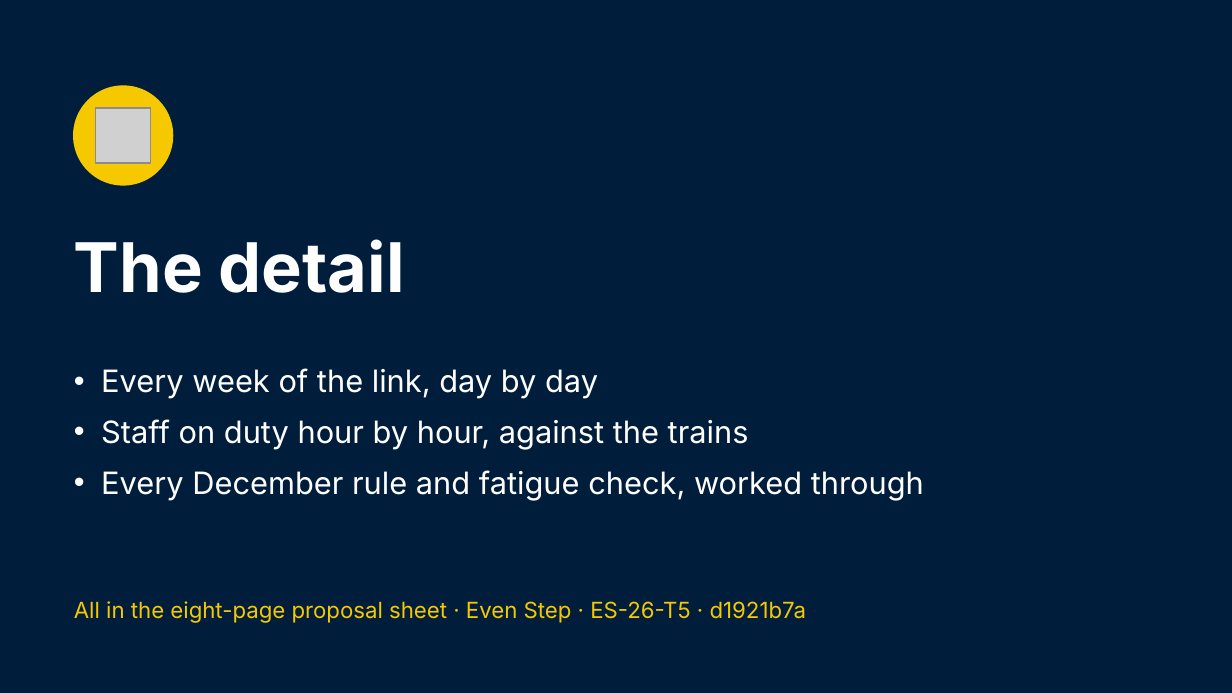
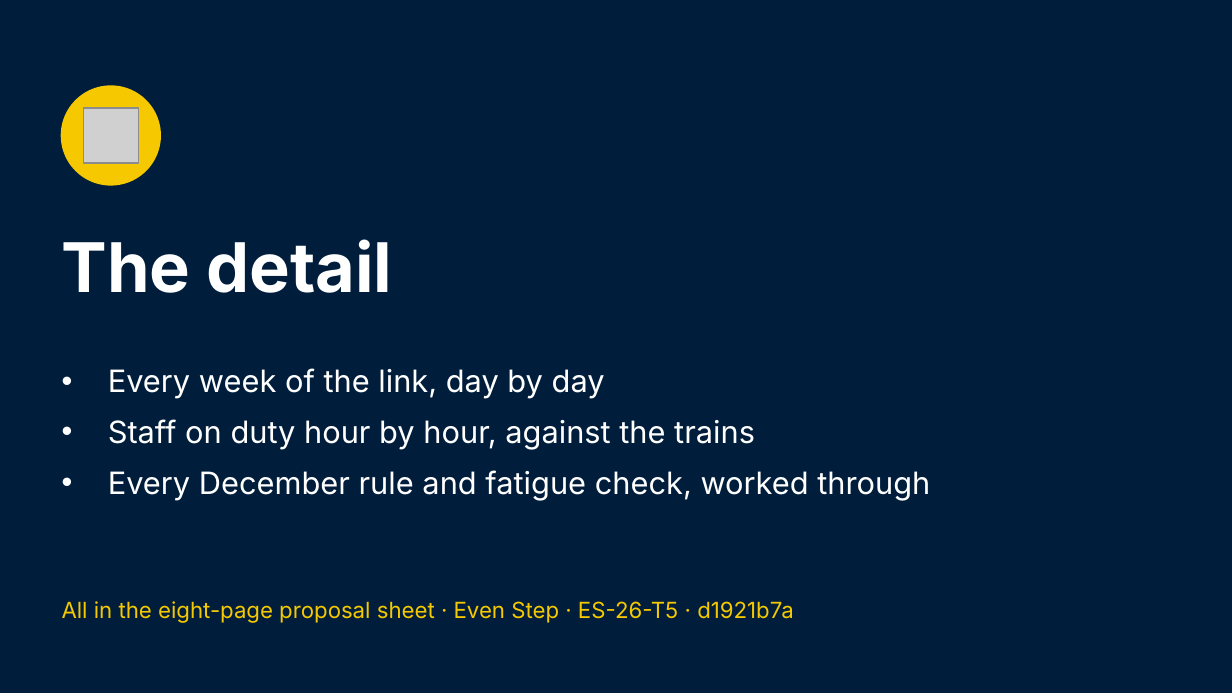
Before and after one commit to Garethdavidmiller/roster-app, a slide deck: slide 10 of docs/links-26/presentations/Even-Step-for-managers.pptx. Drawn at 1232x693 pixels with LibreOffice and Linux fonts; fonts in the diff are those of the drawing; grey boxes stand for pictures. Boxes give left, top, right and bottom in pixels: in the first picture for what was removed or moved away, otherwise in the second. Text is boxed around its words. In the diff, an @@ line names an element or a change of style, - is before the commit and + after.

```diff
--- a/docs/links-26/presentations/Even-Step-for-managers.pptx
+++ b/docs/links-26/presentations/Even-Step-for-managers.pptx
@@ 3 texts, 1 picture, 1 ellipse: place and size @@
-3 texts, 1 picture, 1 ellipse at (74, 86, 924, 623)
+3 texts, 1 picture, 1 ellipse at (62, 86, 930, 623)
@@ text "Every week of the link, ..." at (108, 368, 930, 500): indent changed @@
```
Also in this commit, not shown: 3 other slides changed, 38 other files.
